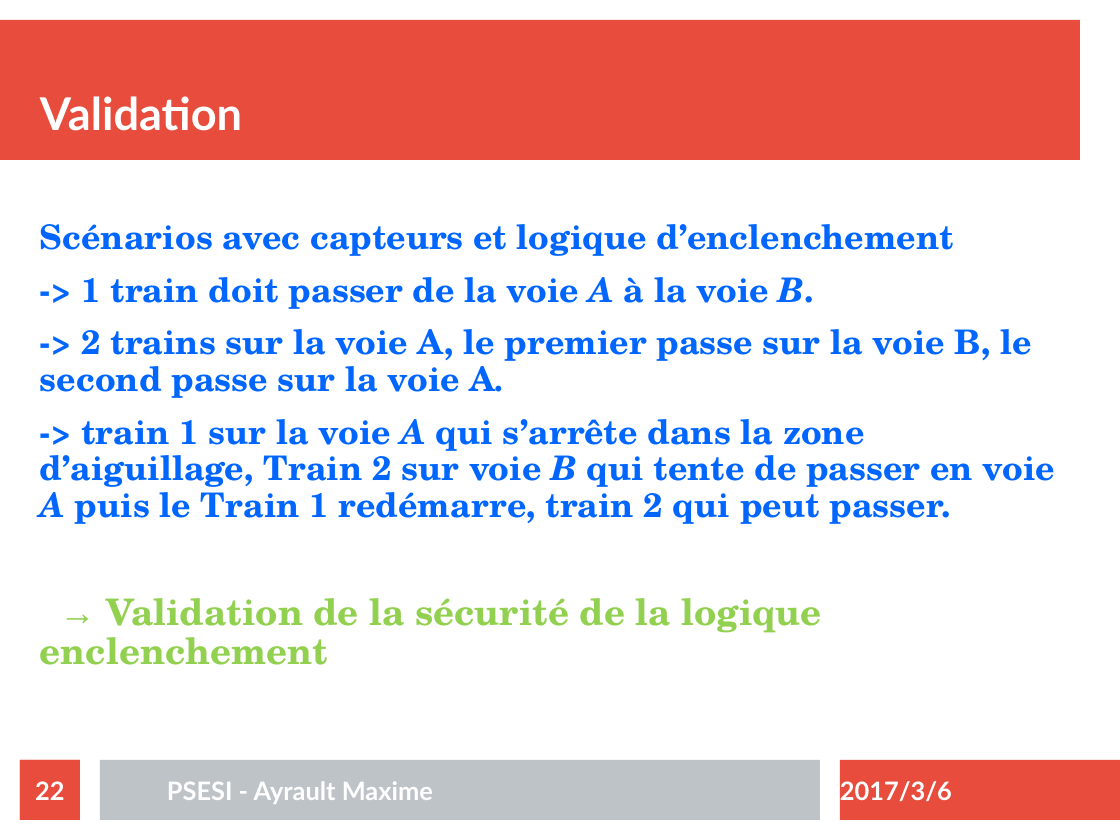
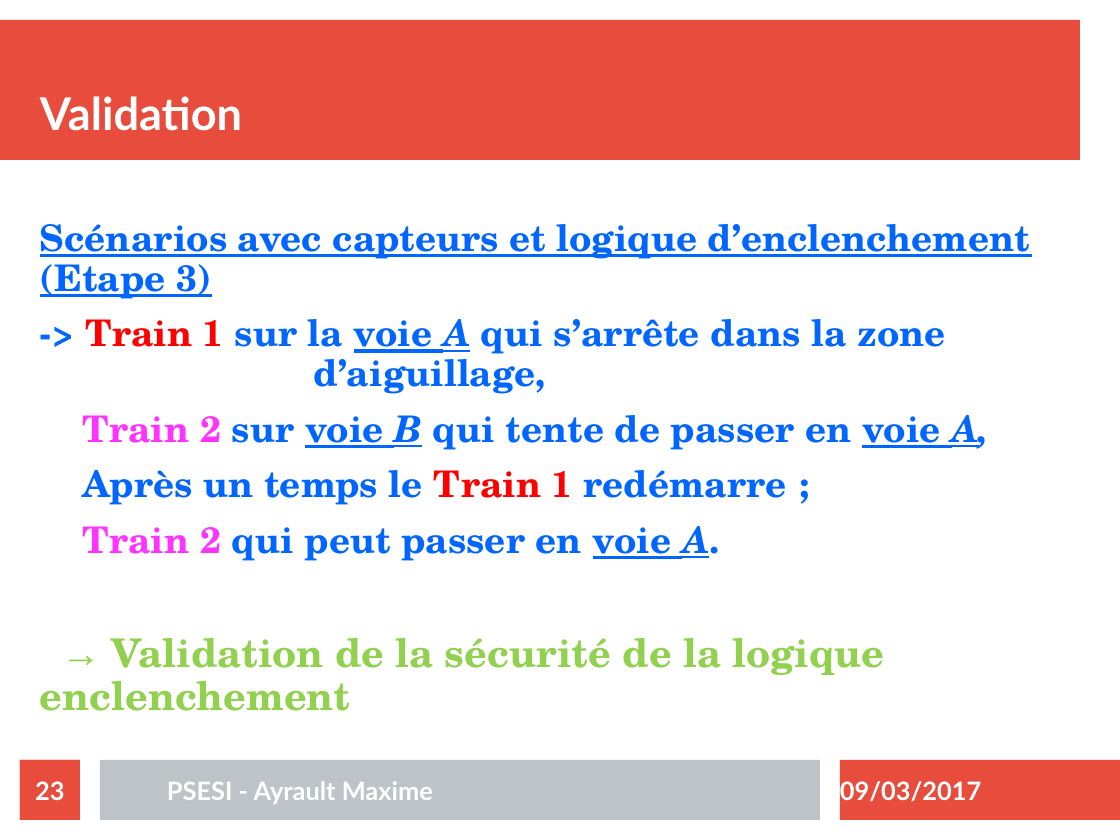
Before and after one commit to maximouth/psesi, a slide deck: slide 23 of Presentation/presentation.odp (slide 22 before the commit). Drawn at 1120x840 pixels with LibreOffice and Linux fonts; fonts in the diff are those of the drawing. Boxes give left, top, right and bottom in pixels: in the first picture for what was removed or moved away, otherwise in the second. Text is boxed around its words. In the diff, an @@ line names an element or a change of style, - is before the commit and + after.

```diff
--- a/Presentation/presentation.odp
+++ b/Presentation/presentation.odp
@@ text at (x1=40, y1=224, x2=1030, y2=561): text changed; size 24.1 to 26 pt @@
-Scénarios avec capteurs et logique d’enclenchement
--> 1 train doit passer de la voie A à la voie B.
--> 2 trains sur la voie A, le premier passe sur la voie B, le second passe sur la voie A.
--> train 1 sur la voie A qui s’arrête dans la zone d’aiguillage, Train 2 sur voie B qui tente de passer en voie A puis le Train 1 redémarre, train 2 qui peut passer.
+Scénarios avec capteurs et logique d’enclenchement (Etape 3)
+-> Train 1 sur la voie A qui s’arrête dans la zone d’aiguillage,
+Train 2 sur voie B qui tente de passer en voie A,
+Après un temps le Train 1 redémarre ;
+Train 2 qui peut passer en voie A.
@@ text at (x1=40, y1=638, x2=884, y2=711): size 25.9 to 28 pt in "→ Validation de la sécurité de la ..." @@
@@ page number at (x1=35, y1=781, x2=64, y2=800): text changed @@
-22
+23
@@ text at (x1=840, y1=781, x2=982, y2=801): text changed @@
-2017/3/6
+09/03/2017
```
Also in this commit, not shown: 22 other slides changed, 2 slides added, 28 other files.
